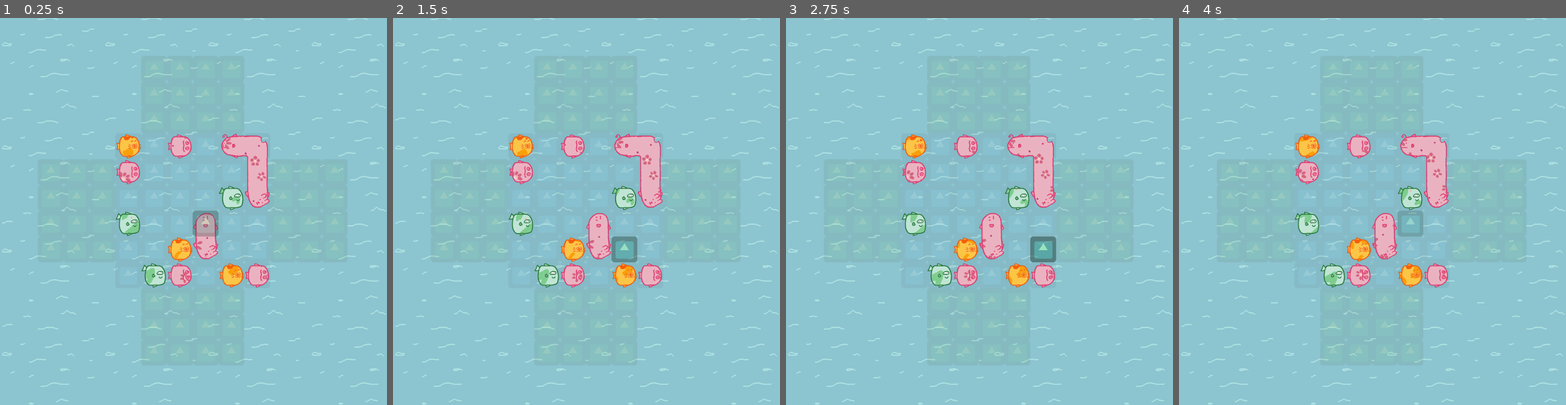
Above: before the commit, frames 1-4 (left to right).
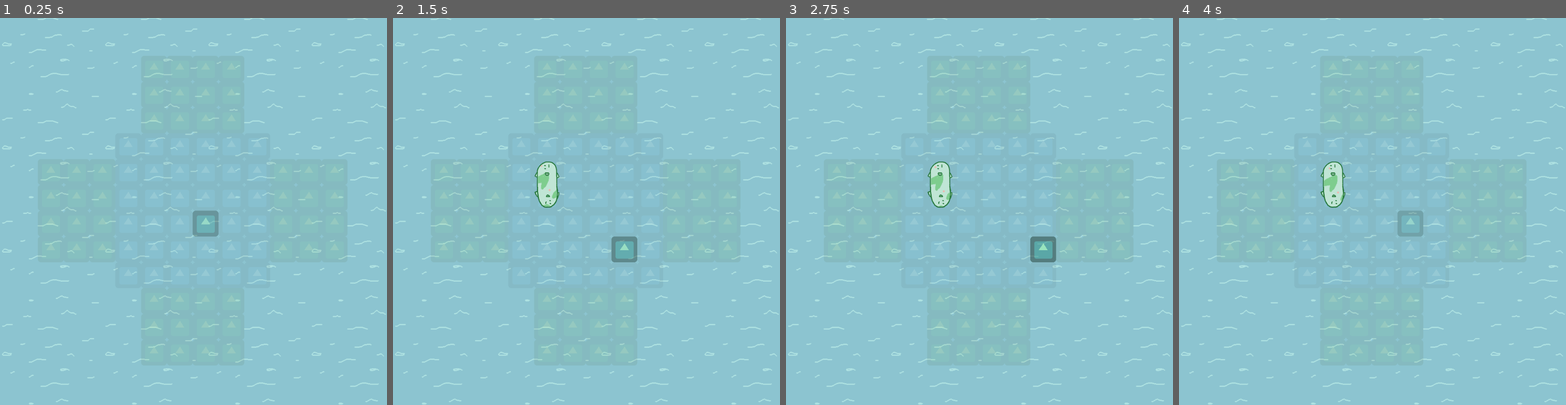
Above: after the commit, the same moments.

Repository: amckendry2/sokoban-cargo
Game: Godot game, scene res://Scenes/Docks.tscn
Same seed, same stepped clock (60 frames per second), same inputs: the game is played once before the commit and once after it. The engine's default icon, where the game draws it, is replaced by a stand-in: a white triangle on a blue panel in a dark square.
Inputs:
- Up to frame 1 (0.25 s): no input
- Up to frame 2 (1.5 s): hold D (move_right) 0.53-1.28 s; tap Q (test_queue, bound only after the commit) at 0.6 s; tap Enter at 1.25 s; hold S (move_down) from 1.28 s (still down); tap E (delete_block) at 1.35 s
- Up to frame 3 (2.75 s): tap Q (test_queue, bound only after the commit) at 1.55, 2.3 s; tap Space (select_block) at 2, 2.1 s; release S (move_down) at 2.03 s; hold D (move_right) from 2.03 s (still down)
- Up to frame 4 (4 s): tap Enter at 2.75 s; release D (move_right) at 2.78 s; hold W (move_up) 2.78-3.53 s; tap Q (test_queue, bound only after the commit) at 2.85, 3.6 s; tap Space (select_block) at 3.5 s; hold A (move_left) from 3.53 s (still down)

The runs differ from the first frame. In frame 1, 4.7% of the frame differs, in the area x 29-70%, y 29-70%; in frame 2, 5.3%; in frame 3, 5.3%; in frame 4, 5.3%.

Commit message:
initial commit

Diff:
--- a/Scripts/BlockGrid.gd
+++ b/Scripts/BlockGrid.gd
@@ -4,6 +4,8 @@
 
 const animated_block_group_scene = preload("res://Scenes/AnimatedBlockGroup.tscn")
 const BlockLogic = preload("res://Scripts/BlockLogic.gd")
+
+var queued_blocks: Dictionary = {}
 
 var shader_materials = {
 	BlockLogic.BlockColor.GREEN: preload("res://Assets/Shaders/ChowderGreen.tres"),
@@ -31,6 +33,19 @@
 				block_state[new_block] = null
 	next_block_state = BlockLogic.fuseBlocks(block_state)
 	update_state()
+
+func queue_new_blocks(blocks: Dictionary):
+	if $BlockMoveTimer.time_left > 0:
+		for block in blocks:
+			queued_blocks[block] = null
+	else:
+		add_new_blocks(blocks)
+
+func add_new_blocks(blocks:Dictionary):
+	for block in blocks:
+		next_block_state[block] = null
+	update_state()
+
 
 func delete_block(coord: Vector2):
 	var block_to_delete = BlockLogic.findBlockAtPosition(coord, block_state)["foundBlock"]
@@ -70,12 +85,15 @@
 	$RedGrid.clear()
 	$GreenGrid.clear()
 	$OrangeGrid.clear()
-	block_state = next_block_state
+	block_state = BlockLogic.fuseBlocks(next_block_state)
 	var color_separated_new_state = BlockLogic.partitionTilesByColor(block_state)
 	$RedGrid.add_blocks(color_separated_new_state["redBlocks"])
 	$GreenGrid.add_blocks(color_separated_new_state["greenBlocks"])
 	$OrangeGrid.add_blocks(color_separated_new_state["orangeBlocks"])
 
 func _on_BlockMoveTimer_timeout() -> void:
+	if len(queued_blocks.keys()) > 0:
+		add_new_blocks(queued_blocks)
+	queued_blocks = {}
 	update_state()
 	emit_signal("push_ended")
--- a/Scripts/Docks.gd
+++ b/Scripts/Docks.gd
@@ -19,7 +19,8 @@
 	cursor_pos = cursor_start_pos
 	$SelectionGrid.update_tile(cursor_pos)
 #	$BlockGrid.initialize_state()
-	$BlockGrid.spawn_random_blocks(grid_x_min, grid_y_min, grid_x_max, grid_y_max, spawn_pct)
+
+#	$BlockGrid.spawn_random_blocks(grid_x_min, grid_y_min, grid_x_max, grid_y_max, spawn_pct)
 
 # move_dir: BlockLogic.MoveDirection
 func move_cursor(move_dir):
@@ -36,6 +37,17 @@
 
 # Called every frame. 'delta' is the elapsed time since the previous frame.
 func _process(delta):
+	if(Input.is_action_just_pressed("test_queue")):
+		var test_blocks = {}
+		var test_cells_1 = {}
+		test_cells_1[Vector2(5, 5)] = null
+		test_cells_1[Vector2(5, 6)] = null
+		var test_block_1 = {
+			"cells": test_cells_1,
+			"color": BlockLogic.BlockColor.GREEN
+		}
+		test_blocks[test_block_1] = null
+		$BlockGrid.queue_new_blocks(test_blocks)
 	if not ignore_input:
 		if(Input.is_action_just_pressed("move_up")):
 			_move(BlockLogic.MoveDirection.NORTH)
--- a/project.godot
+++ b/project.godot
@@ -90,6 +90,11 @@
 "events": [ Object(InputEventKey,"resource_local_to_scene":false,"resource_name":"","device":0,"alt":false,"shift":false,"control":false,"meta":false,"command":false,"pressed":false,"scancode":0,"physical_scancode":69,"unicode":0,"echo":false,"script":null)
  ]
 }
+test_queue={
+"deadzone": 0.5,
+"events": [ Object(InputEventKey,"resource_local_to_scene":false,"resource_name":"","device":0,"alt":false,"shift":false,"control":false,"meta":false,"command":false,"pressed":false,"scancode":0,"physical_scancode":81,"unicode":0,"echo":false,"script":null)
+ ]
+}
 
 [physics]
 
